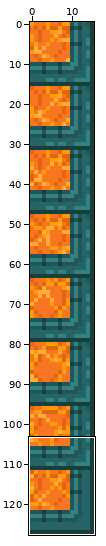
Edited in one commit: sprite sheet (Assets/Sprites/Lava_bottomright.png). Above, an overview of the earlier version with the close-up marked.
Close-up. Before the edit:
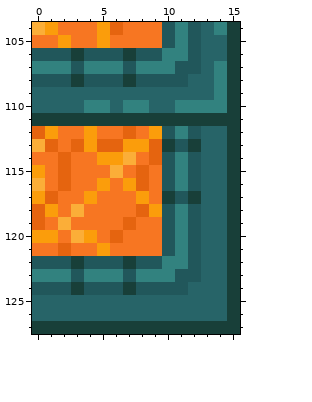
The file is 16x128 pixels. Shown: x 0..15, y 104..127.
And afterwards:
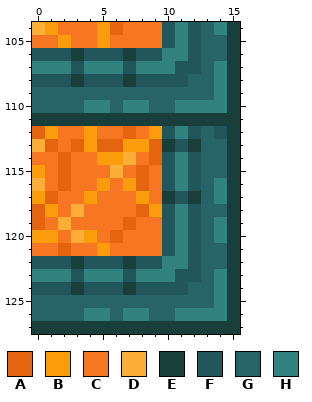
Palette (. is transparent): A #e5640f  B #fb9d0b  C #f77622  D #fbae38  E #183f39  F #21575b  G #276468  H #32827f
Log entry: updated lava tiles, animated character
Difference:
{"y":112,"x":14,"old":"G","new":"F"}
{"y":116,"x":14,"old":"G","new":"H"}
{"y":117,"x":14,"old":"G","new":"H"}
{"y":119,"x":14,"old":"G","new":"H"}
{"y":120,"x":14,"old":"G","new":"H"}
{"y":123,"x":14,"old":"G","new":"H"}
{"y":124,"x":14,"old":"G","new":"H"}
{"y":125,"x":14,"old":"G","new":"H"}
{"y":126,"x":4,"old":"GG","new":"HH"}
{"y":126,"x":7,"old":"GG","new":"HH"}
{"y":126,"x":11,"old":"GGGG","new":"HHHH"}
{"label":"changed","picture_box":[214,126,227,139]}
{"label":"changed","picture_box":[84,178,227,321]}
